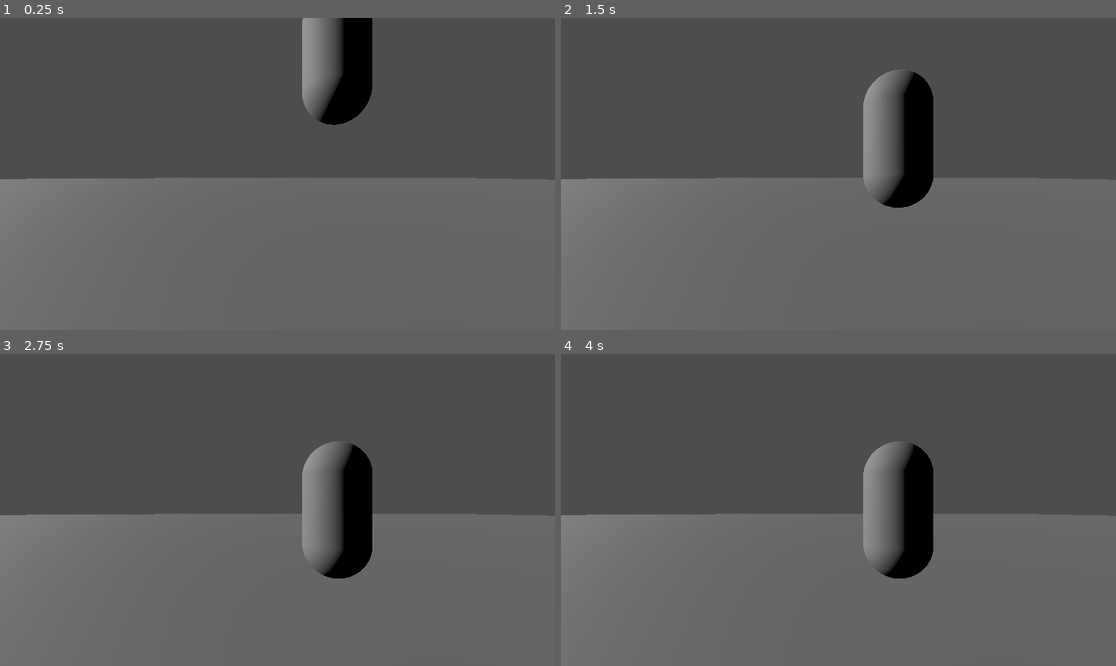
Above: before the commit, frames 1-4 (two rows, left to right).
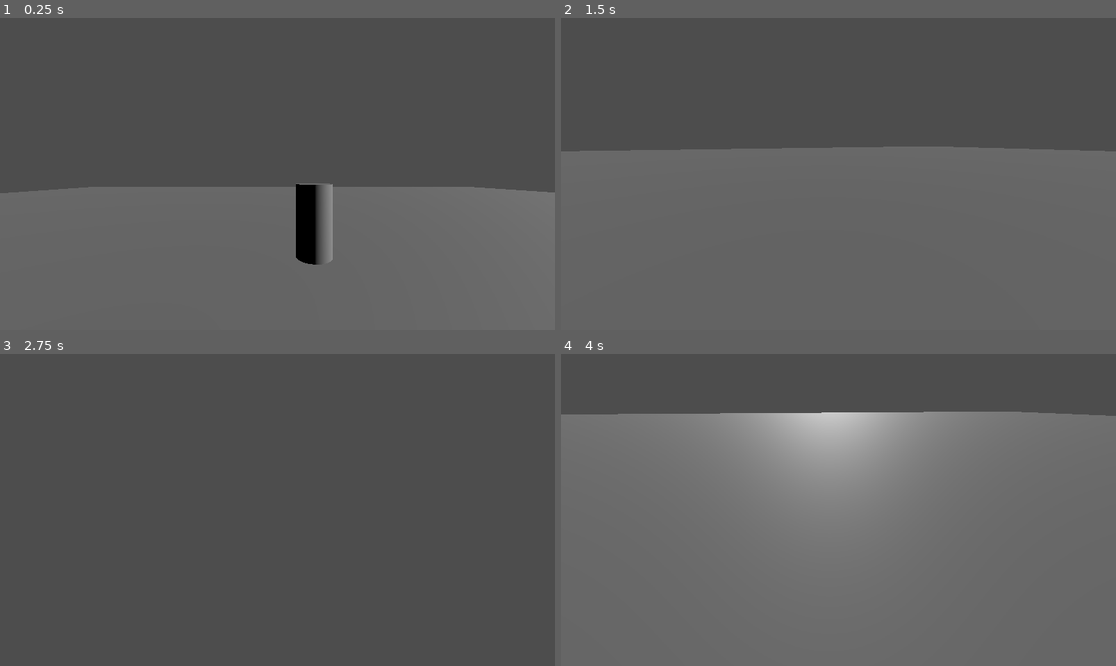
Above: after the commit, the same moments.

Repository: CWmain/fp-control
Game: Godot game, scene res://Scenes/world.tscn
Two runs of this game, one before a commit and one after it. Both use one fixed random seed, a clock stepped at 60 frames per second and the inputs below.
Inputs (mouse positions are in pixels of both pictures, inside the frame that each line leads up to):
- Up to frame 1 (0.25 s): no input
- Up to frame 2 (1.5 s): move the mouse to (960, 158) at 0.52 s; hold D (move_right, bound only after the commit) 0.53-1.28 s; move the mouse to (727, 189) at 1.27 s; hold S (move_back, bound only after the commit) from 1.28 s (still down)
- Up to frame 3 (2.75 s): move the mouse to (333, 441) at 2.02 s; release S (move_back, bound only after the commit) at 2.03 s; hold D (move_right, bound only after the commit) from 2.03 s (still down)
- Up to frame 4 (4 s): tap Enter at 2.75 s; move the mouse to (810, 572) at 2.77 s; release D (move_right, bound only after the commit) at 2.78 s; hold W (move_forward, bound only after the commit) 2.78-3.53 s; move the mouse to (1005, 556) at 3.52 s; hold A (move_left, bound only after the commit) from 3.53 s (still down)

The runs differ from the first frame. In frame 1, 7.6% of the frame differs, in the area x 0-100%, y 0-80%; in frame 2, 12%; in frame 3, 32%; in frame 4, 33%, in the area x 0-100%, y 18-72%.

Commit message:
Up to state machine, need to fix vibrating camera

Diff:
--- /dev/null
+++ b/Component/mouse-capture/mouse_capture.gd
@@ -0,0 +1,25 @@
+class_name mouseCapture extends Node
+
+@export var debug : bool = false
+@export_category("Mouse Capture Settings")
+@export var current_mouse_mode : Input.MouseMode = Input.MOUSE_MODE_CAPTURED
+@export var mouse_sensitivity : float = 0.005
+
+var _capture_mouse: bool
+var _mouse_input  : Vector2
+
+func _unhandled_input(event: InputEvent) -> void:
+	_capture_mouse = event is InputEventMouseMotion and Input.mouse_mode == Input.MOUSE_MODE_CAPTURED
+
+	if _capture_mouse:
+		_mouse_input.x += -event.screen_relative.x * mouse_sensitivity
+		_mouse_input.y += -event.screen_relative.y * mouse_sensitivity
+
+	if debug:
+		print(_mouse_input)
+
+func _ready() -> void:
+	Input.mouse_mode = current_mouse_mode
+
+func _process(delta: float) -> void:
+	_mouse_input = Vector2.ZERO
--- /dev/null
+++ b/Component/mouse-capture/mouse_capture.tscn
@@ -0,0 +1,6 @@
+[gd_scene format=3 uid="uid://c8cr3ofoen0ay"]
+
+[ext_resource type="Script" uid="uid://fnbd00bk1pxx" path="res://Component/mouse-capture/mouse_capture.gd" id="1_vj1w6"]
+
+[node name="mouse-capture" type="Node" unique_id=1315169211]
+script = ExtResource("1_vj1w6")
--- /dev/null
+++ b/Objects/Player/camera_controller.gd
@@ -0,0 +1,28 @@
+class_name CameraController extends Node3D
+
+@export var debug: bool = false
+@export_category("References")
+@export var player_controller: PlayerController
+@export var component_mouse_capture: mouseCapture
+@export_category("Camera Settings")
+@export_group("Camera Tilt")
+@export_range(-PI/2, PI/3) var tilt_lower_limit: float = -PI/2
+@export_range(PI/3, PI/2) var tilt_upper_range: float = PI/2
+
+var _rotation: Vector3
+
+func _process(delta: float) -> void:
+	update_camera_rotation(component_mouse_capture._mouse_input)
+
+func update_camera_rotation(input: Vector2) -> void:
+	_rotation.x += input.y
+	_rotation.y += input.x
+	_rotation.x = clamp(_rotation.x, tilt_lower_limit, tilt_upper_range)
+
+	var _player_rotation = Vector3(0.0, _rotation.y, 0.0)
+	var _camera_rotation = Vector3(_rotation.x, 0.0 ,0.0)
+
+	transform.basis = Basis.from_euler(_camera_rotation)
+	player_controller.update_rotation(_player_rotation)
+
+	_rotation.z = 0
--- a/Objects/Player/player.gd
+++ b/Objects/Player/player.gd
@@ -1,6 +1,30 @@
-extends CharacterBody3D
+class_name PlayerController extends CharacterBody3D
 
-func _process(delta: float) -> void:
+@export var acceleration: float = 2
+@export var deceleration: float = 2
+
+var _input_dir : Vector2 = Vector2.ZERO
+var _movement_velocity : Vector3 = Vector3.ZERO
+var speed : float = 5.0
+
+func update_rotation(rotation_input) -> void:
+	global_transform.basis = Basis.from_euler(rotation_input)
+
+func _physics_process(delta: float) -> void:
 	if !is_on_floor():
-		velocity.y = -1
+		velocity += get_gravity() * delta
+
+	_input_dir = Input.get_vector("move_left", "move_right", "move_forward", "move_back")
+
+	var current_velocity = Vector2(_movement_velocity.x, _movement_velocity.z)
+	var direction = (transform.basis * Vector3(_input_dir.x, 0.0, _input_dir.y)).normalized()
+	print(direction)
+
+	if direction:
+		current_velocity = lerp(current_velocity, Vector2(direction.x, direction.z) * speed, acceleration)
+	else:
+		current_velocity = current_velocity.move_toward(Vector2.ZERO, deceleration)
+
+	_movement_velocity = Vector3(current_velocity.x, velocity.y, current_velocity.y)
+	velocity = _movement_velocity
 	move_and_slide()
--- a/Objects/Player/player.tscn
+++ b/Objects/Player/player.tscn
@@ -1,6 +1,8 @@
 [gd_scene format=3 uid="uid://cyd57n4g81vyg"]
 
 [ext_resource type="Script" uid="uid://bgptbfbx3c3r0" path="res://Objects/Player/player.gd" id="1_156m4"]
+[ext_resource type="Script" uid="uid://c5qxrul2sp2lf" path="res://Objects/Player/camera_controller.gd" id="2_l2ya6"]
+[ext_resource type="PackedScene" uid="uid://c8cr3ofoen0ay" path="res://Component/mouse-capture/mouse_capture.tscn" id="2_yw17q"]
 
 [sub_resource type="CapsuleShape3D" id="CapsuleShape3D_ojbdc"]
 
@@ -14,3 +16,15 @@
 
 [node name="MeshInstance3D" type="MeshInstance3D" parent="." unique_id=476242657]
 mesh = SubResource("CapsuleMesh_y0qk3")
+
+[node name="CameraController" type="Node3D" parent="." unique_id=587615201 node_paths=PackedStringArray("player_controller", "component_mouse_capture")]
+transform = Transform3D(1, 0, 0, 0, 1, 0, 0, 0, 1, 0, 0.70185745, 0)
+script = ExtResource("2_l2ya6")
+player_controller = NodePath("..")
+component_mouse_capture = NodePath("../Components/mouse-capture")
+
+[node name="Camera3D" type="Camera3D" parent="CameraController" unique_id=1099818895]
+
+[node name="Components" type="Node" parent="." unique_id=64826904]
+
+[node name="mouse-capture" parent="Components" unique_id=1315169211 instance=ExtResource("2_yw17q")]
--- a/Scenes/world.tscn
+++ b/Scenes/world.tscn
@@ -20,6 +20,8 @@
 size = Vector2(100, 100)
 orientation = 1
 
+[sub_resource type="CylinderMesh" id="CylinderMesh_a02cp"]
+
 [node name="World" type="Node3D" unique_id=1034604185]
 
 [node name="WorldEnvironment" type="WorldEnvironment" parent="." unique_id=1236799855]
@@ -37,8 +39,9 @@
 [node name="CharacterBody3D" parent="." unique_id=2137776179 instance=ExtResource("1_a02cp")]
 transform = Transform3D(1, 0, 0, 0, 1, 0, 0, 0, 1, -1, 3, 3)
 
-[node name="Camera3D" type="Camera3D" parent="." unique_id=1333494932]
-transform = Transform3D(-0.99907845, 0, 0.042921856, 0, 1, 0, -0.042921856, 0, -0.99907845, 0, 1, 0)
-
 [node name="DirectionalLight3D" type="DirectionalLight3D" parent="." unique_id=611703443]
 transform = Transform3D(-0.1643743, -0.41459006, 0.8950397, 0.5431235, 0.7194062, 0.43297988, -0.82340634, 0.5572879, 0.10692175, 13.696182, 5.1917477, 9.034411)
+
+[node name="MeshInstance3D" type="MeshInstance3D" parent="." unique_id=355681632]
+transform = Transform3D(1, 0, 0, 0, 1, 0, 0, 0, 1, 0, 2.1418085, -2.6024265)
+mesh = SubResource("CylinderMesh_a02cp")
--- a/project.godot
+++ b/project.godot
@@ -15,6 +15,33 @@
 config/features=PackedStringArray("4.6", "Forward Plus")
 config/icon="res://icon.svg"
 
+[input]
+
+move_forward={
+"deadzone": 0.2,
+"events": [Object(InputEventKey,"resource_local_to_scene":false,"resource_name":"","device":-1,"window_id":0,"alt_pressed":false,"shift_pressed":false,"ctrl_pressed":false,"meta_pressed":false,"pressed":false,"keycode":0,"physical_keycode":87,"key_label":0,"unicode":119,"location":0,"echo":false,"script":null)
+, Object(InputEventKey,"resource_local_to_scene":false,"resource_name":"","device":-1,"window_id":0,"alt_pressed":false,"shift_pressed":false,"ctrl_pressed":false,"meta_pressed":false,"pressed":false,"keycode":0,"physical_keycode":4194320,"key_label":0,"unicode":0,"location":0,"echo":false,"script":null)
+]
+}
+move_left={
+"deadzone": 0.2,
+"events": [Object(InputEventKey,"resource_local_to_scene":false,"resource_name":"","device":-1,"window_id":0,"alt_pressed":false,"shift_pressed":false,"ctrl_pressed":false,"meta_pressed":false,"pressed":false,"keycode":0,"physical_keycode":65,"key_label":0,"unicode":97,"location":0,"echo":false,"script":null)
+, Object(InputEventKey,"resource_local_to_scene":false,"resource_name":"","device":-1,"window_id":0,"alt_pressed":false,"shift_pressed":false,"ctrl_pressed":false,"meta_pressed":false,"pressed":false,"keycode":0,"physical_keycode":4194319,"key_label":0,"unicode":0,"location":0,"echo":false,"script":null)
+]
+}
+move_right={
+"deadzone": 0.2,
+"events": [Object(InputEventKey,"resource_local_to_scene":false,"resource_name":"","device":-1,"window_id":0,"alt_pressed":false,"shift_pressed":false,"ctrl_pressed":false,"meta_pressed":false,"pressed":false,"keycode":0,"physical_keycode":68,"key_label":0,"unicode":100,"location":0,"echo":false,"script":null)
+, Object(InputEventKey,"resource_local_to_scene":false,"resource_name":"","device":-1,"window_id":0,"alt_pressed":false,"shift_pressed":false,"ctrl_pressed":false,"meta_pressed":false,"pressed":false,"keycode":0,"physical_keycode":4194321,"key_label":0,"unicode":0,"location":0,"echo":false,"script":null)
+]
+}
+move_back={
+"deadzone": 0.2,
+"events": [Object(InputEventKey,"resource_local_to_scene":false,"resource_name":"","device":-1,"window_id":0,"alt_pressed":false,"shift_pressed":false,"ctrl_pressed":false,"meta_pressed":false,"pressed":false,"keycode":0,"physical_keycode":83,"key_label":0,"unicode":115,"location":0,"echo":false,"script":null)
+, Object(InputEventKey,"resource_local_to_scene":false,"resource_name":"","device":-1,"window_id":0,"alt_pressed":false,"shift_pressed":false,"ctrl_pressed":false,"meta_pressed":false,"pressed":false,"keycode":0,"physical_keycode":4194322,"key_label":0,"unicode":0,"location":0,"echo":false,"script":null)
+]
+}
+
 [physics]
 
 3d/physics_engine="Jolt Physics"
Not shown, added: Component/mouse-capture/mouse_capture.gd.uid
Not shown, added: Objects/Player/camera_controller.gd.uid
